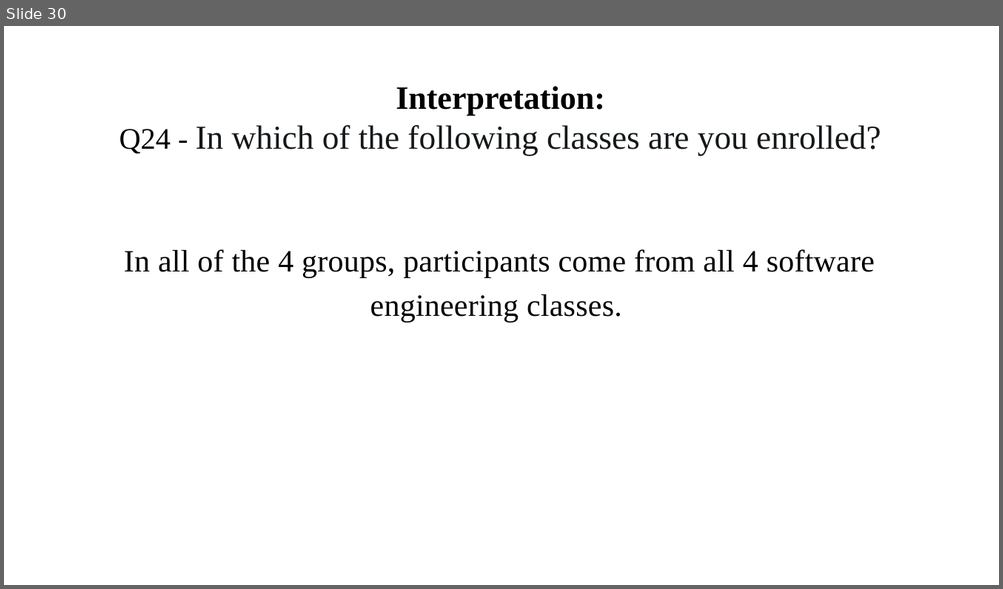
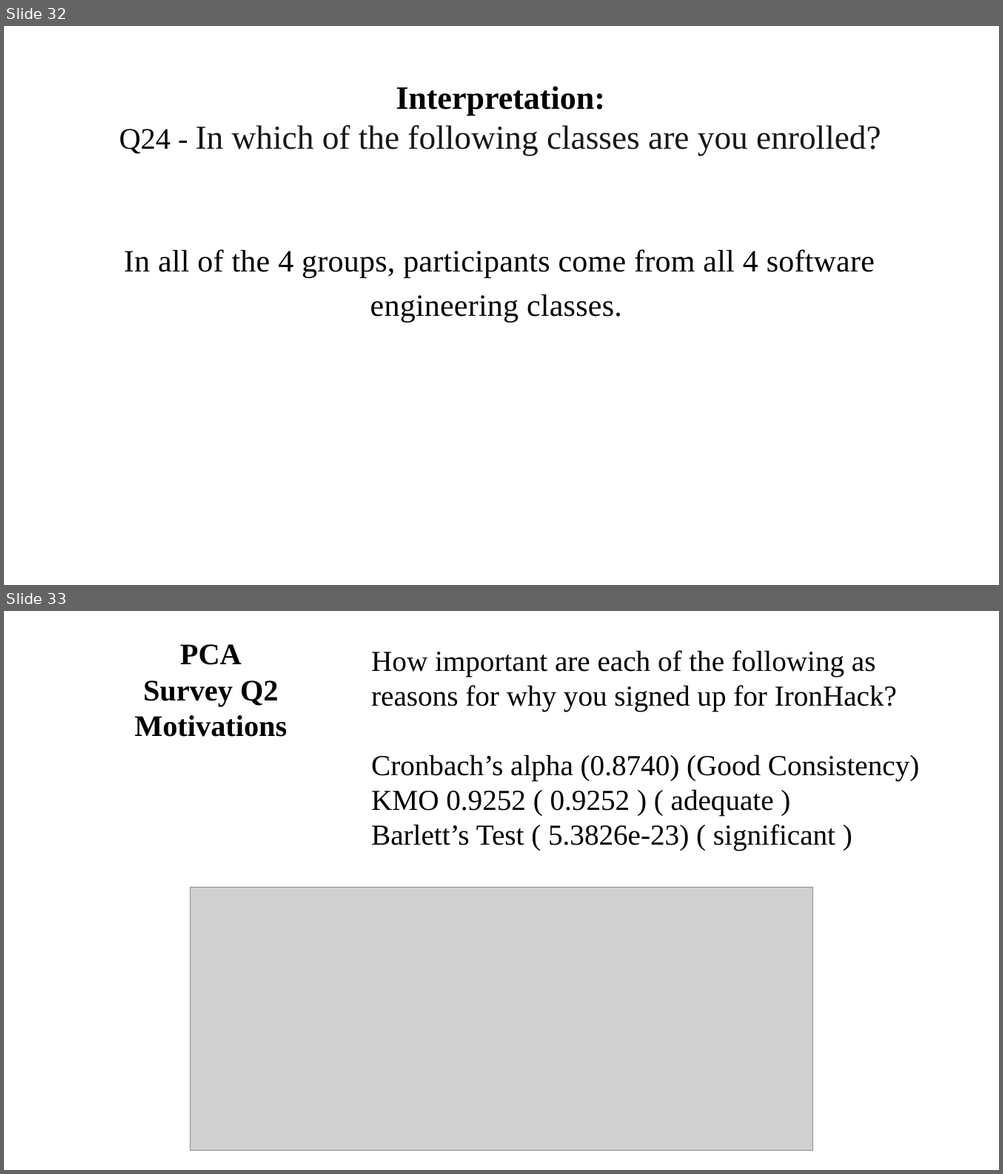
Before and after one commit to ironhacks/spring-2017-analysis, a slide deck: surveys/survey_analysis_and_pca_theory.pptx. Shown one above the other, each under a label of ours: slide 30 before the commit, slides 32 and 33 after it. The pictures are 1003x589 and 1003x1174 pixels, drawn with LibreOffice and Linux fonts; fonts in the diff are those of the drawing; grey boxes stand for pictures. Boxes give left, top, right and bottom in pixels: in the first picture for what was removed or moved away, otherwise in the second. Text is boxed around its words. In the diff, an @@ line names an element or a change of style, - is before the commit and + after.

Commit message:
survey update

```diff
--- a/surveys/survey_analysis_and_pca_theory.pptx
+++ b/surveys/survey_analysis_and_pca_theory.pptx
@@ slide 33 added at [4, 611, 999, 1170], background #FFFFFF @@
@@ title added at [134, 644, 287, 737], 28.8 pt, text #000000, bold @@
+PCA
+Survey Q2
+Motivations
@@ text added at [371, 650, 919, 851], 28 pt, text #000000 @@
+How important are each of the following as reasons for why you signed up for IronHack?
+Cronbach’s alpha (0.8740) (Good Consistency)
+KMO 0.9252 ( 0.9252 ) ( adequate )
+Barlett’s Test ( 5.3826e-23) ( significant )
@@ picture added at [190, 887, 813, 1150] @@
@@ what was slide 30 is now slide 32 @@
```
Also in this commit, not shown: 4 other slides added, 3 other files.
